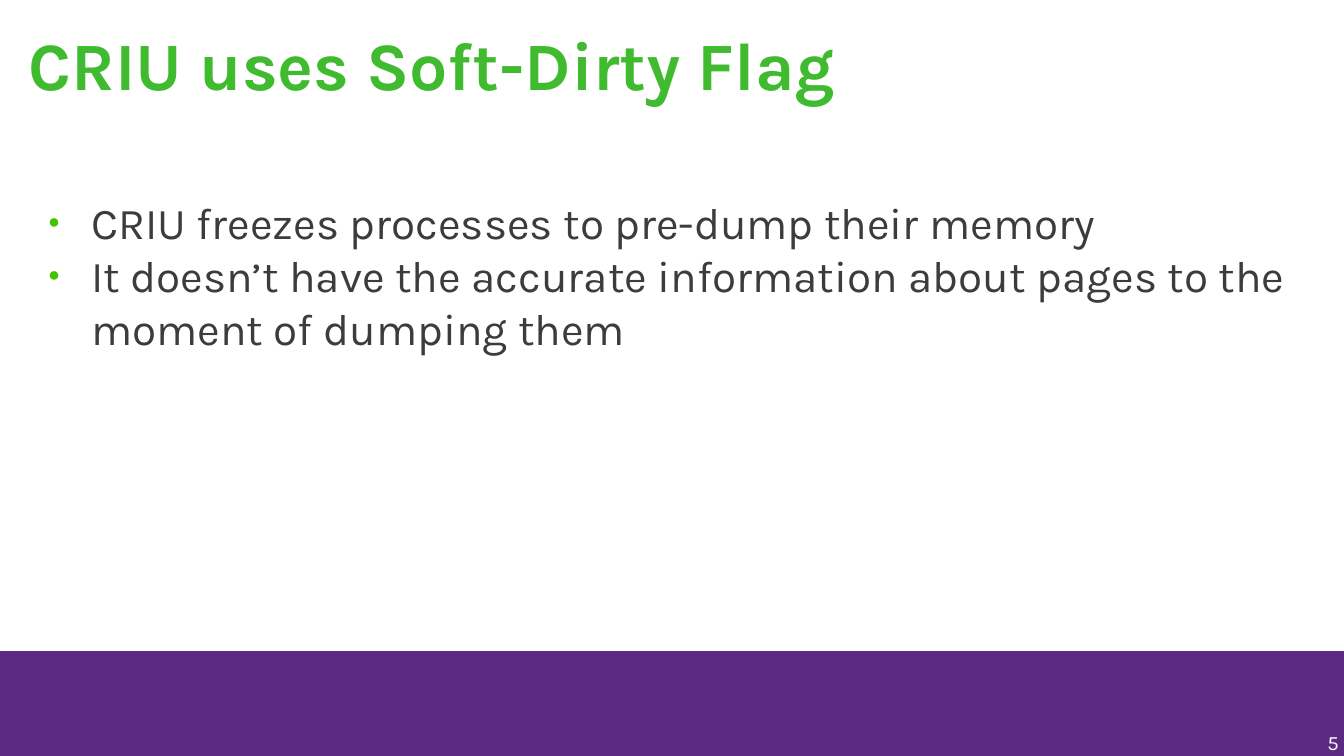
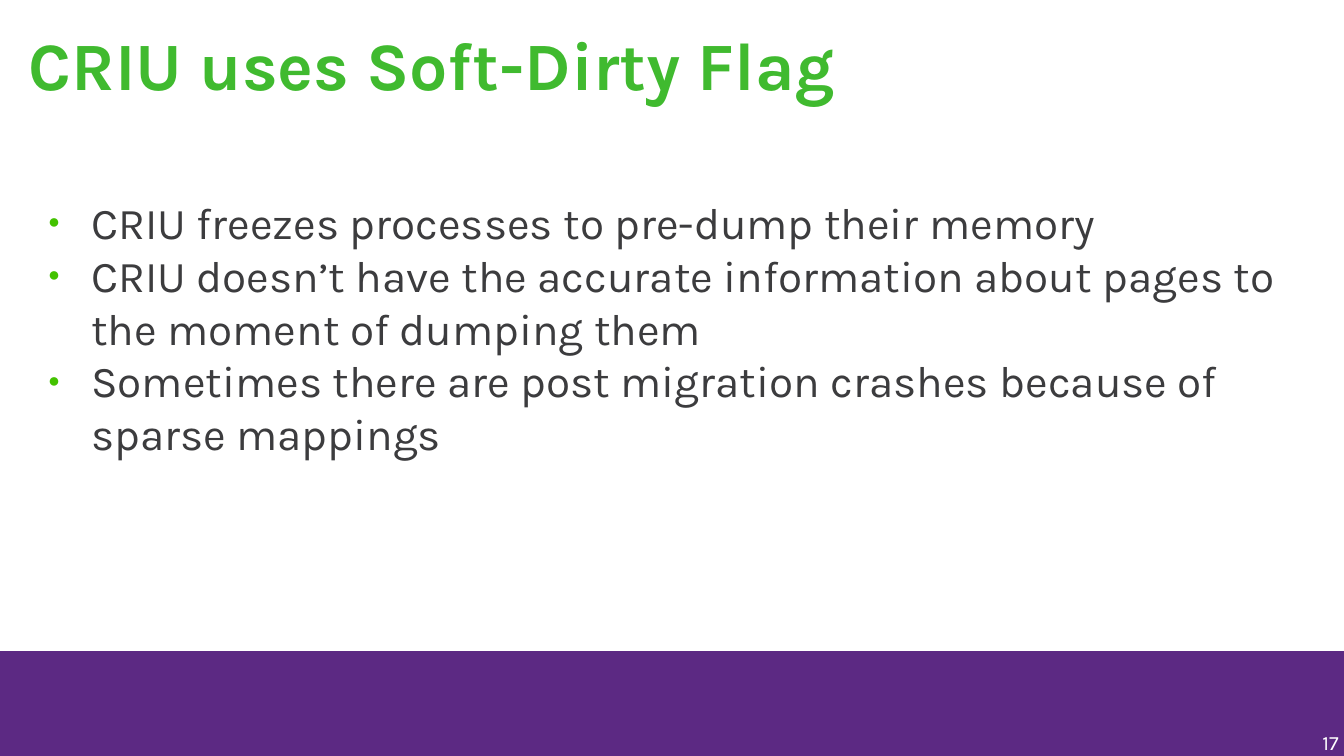
Before and after one commit to musamaanjum/presentations, a slide deck: slide 17 of Adding-Functionality-to-make-Windows-games-run-faster-on-Linux-v1.odp (slide 5 before the commit). Drawn at 1344x756 pixels with LibreOffice and Linux fonts; fonts in the diff are those of the drawing; background and template pictures are left out. Boxes give left, top, right and bottom in pixels: in the first picture for what was removed or moved away, otherwise in the second. Text is boxed around its words. In the diff, an @@ line names an element or a change of style, - is before the commit and + after.

```diff
--- a/Adding-Functionality-to-make-Windows-games-run-faster-on-Linux-v1.odp
+++ b/Adding-Functionality-to-make-Windows-games-run-faster-on-Linux-v1.odp
@@ text at box(91, 261, 1275, 461): text changed @@
-● It doesn’t have the accurate information about pages to the moment of dumping them
+● CRIU doesn’t have the accurate information about pages to the moment of dumping them
+● Sometimes there are post migration crashes because of sparse mappings
@@ page number at box(1322, 737, 1338, 750): text changed @@
-5
+17
```
Also in this commit, not shown: 12 other slides changed, 3 slides added.
